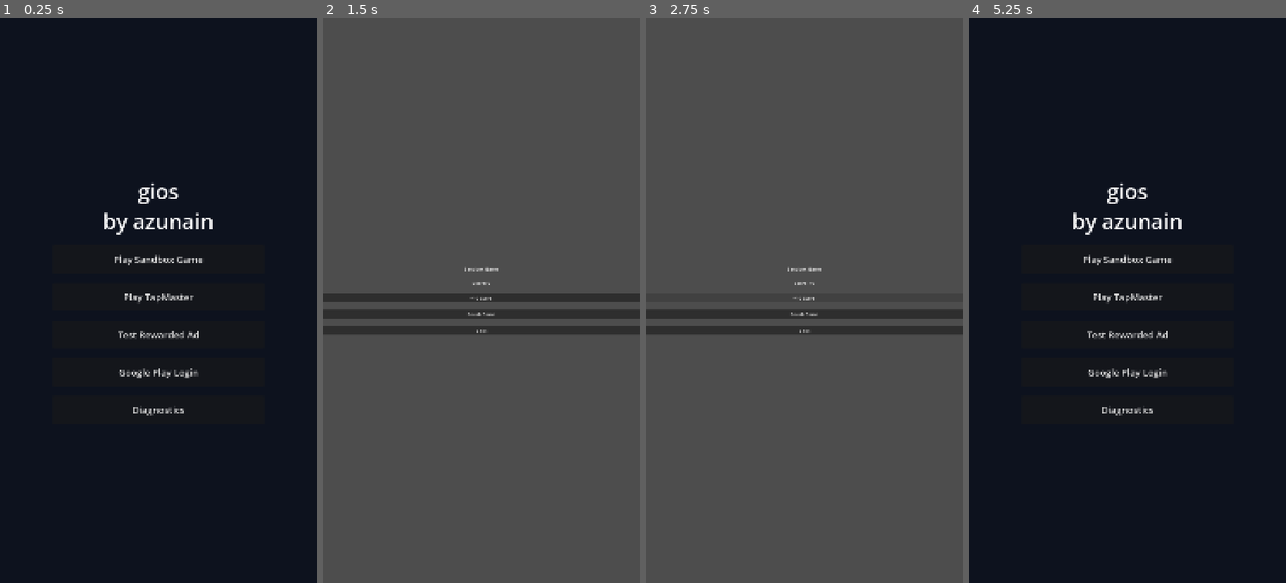
Above: before the commit, frames 1-4 (left to right).
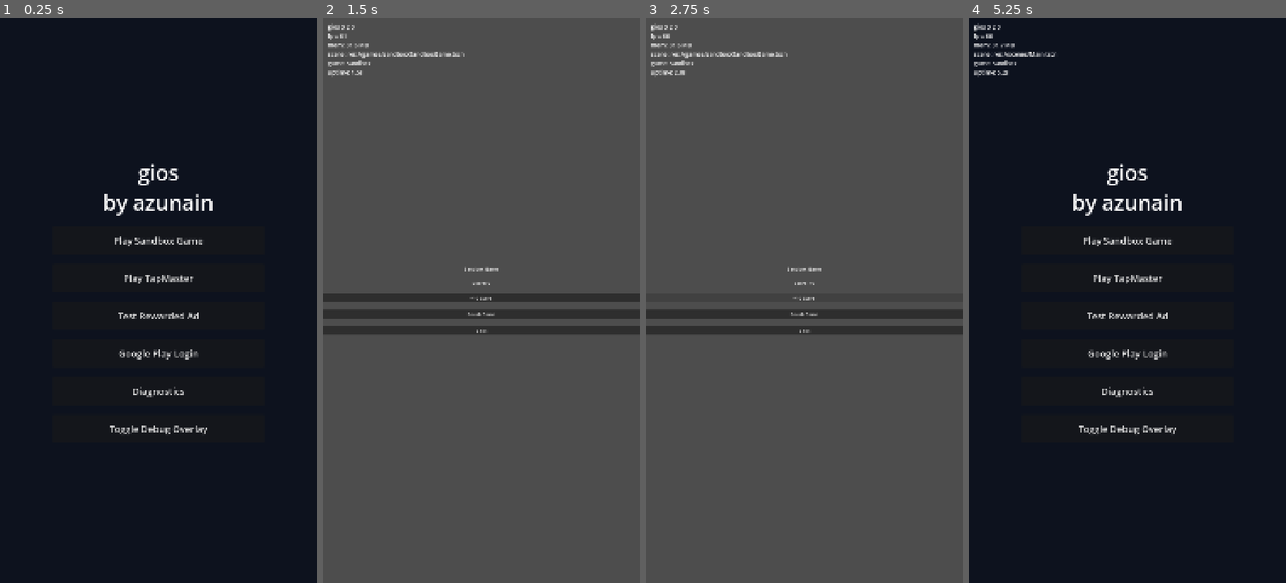
Above: after the commit, the same moments.

Repository: guarinogio/gios
Game: Godot game, scene res://scenes/Main.tscn
The game is run twice, just before and just after one commit, with the same random seed, the same clock (stepped at 60 frames per second) and the same inputs.
Inputs (mouse positions are in pixels of both pictures, inside the frame that each line leads up to):
- Up to frame 1 (0.25 s): no input
- Up to frame 2 (1.5 s): click (481, 430) at 0.5 s, where only the run after the commit has a clickable "Toggle Debug Overlay"; click "Play Sandbox Game" at 1.25 s
- Up to frame 3 (2.75 s): click "+10 Score" at 2 s
- Up to frame 4 (5.25 s): click "Finish Game" at 2.75 s; click "Play Sandbox Game" at 3.5 s; click "+10 Score" at 4.25 s; click "Finish Game" at 5 s

The runs differ from the first frame. In frame 1, 3.4% of the frame differs, in the area x 32-68%, y 25-74%; in frame 2, 0.6%; in frame 3, 0.6%; in frame 4, 3.9%, in the area x 1-68%, y 0-74%.

Commit message:
Add core engine services and debug overlay

Diff:
--- /dev/null
+++ b/godot/scenes/ui/DebugOverlay.tscn
@@ -0,0 +1,6 @@
+[gd_scene load_steps=2 format=3]
+
+[ext_resource type="Script" path="res://scripts/ui/DebugOverlay.gd" id="1"]
+
+[node name="DebugOverlay" type="CanvasLayer"]
+script = ExtResource("1")
--- a/godot/scripts/autoload/Gios.gd
+++ b/godot/scripts/autoload/Gios.gd
@@ -2,15 +2,19 @@
 
 const ENGINE_NAME := "gios"
 const PUBLISHER := "azunain"
-const VERSION := "0.1.0"
+const VERSION := "0.2.0"
 
 const GiosConfigScript := preload("res://scripts/core/GiosConfig.gd")
 const GiosSaveScript := preload("res://scripts/core/GiosSave.gd")
 const SceneRouterScript := preload("res://scripts/core/SceneRouter.gd")
+const EngineStateScript := preload("res://scripts/core/EngineState.gd")
+const DebugOverlayScene := preload("res://scenes/ui/DebugOverlay.tscn")
 
 var config
 var save
 var router
+var state
+var debug_overlay
 var services := {}
 
 func _ready() -> void:
@@ -20,13 +24,26 @@
 	print("%s %s by %s" % [ENGINE_NAME, VERSION, PUBLISHER])
 
 	_boot_save()
+	_boot_state()
 	_boot_router()
 	_boot_services()
+	_boot_debug_overlay()
+
+	event("engine_boot", {
+		"engine": ENGINE_NAME,
+		"version": VERSION,
+		"publisher": PUBLISHER
+	})
 
 func _boot_save() -> void:
 	save = GiosSaveScript.new()
 	add_child(save)
 	save.boot()
+
+func _boot_state() -> void:
+	state = EngineStateScript.new()
+	add_child(state)
+	state.boot()
 
 func _boot_router() -> void:
 	router = SceneRouterScript.new()
@@ -34,16 +51,28 @@
 	router.boot()
 
 func _boot_services() -> void:
+	services.settings = preload("res://scripts/services/SettingsService.gd").new()
 	services.analytics = preload("res://scripts/services/AnalyticsService.gd").new()
 	services.ads = preload("res://scripts/services/AdsService.gd").new()
 	services.play_games = preload("res://scripts/services/PlayGamesService.gd").new()
 	services.remote_config = preload("res://scripts/services/RemoteConfigService.gd").new()
+	services.haptics = preload("res://scripts/services/HapticsService.gd").new()
+	services.lifecycle = preload("res://scripts/services/AppLifecycleService.gd").new()
 
 	for service in services.values():
 		add_child(service)
 		if service.has_method("boot"):
 			service.boot()
 
+func _boot_debug_overlay() -> void:
+	debug_overlay = DebugOverlayScene.instantiate()
+	add_child(debug_overlay)
+	debug_overlay.boot()
+
+	if services.has("settings") and bool(services.settings.get_value("debug_overlay_enabled", false)):
+		debug_overlay.set_enabled(true)
+
 func event(name: String, params: Dictionary = {}) -> void:
+	print("[gios][event] %s %s" % [name, JSON.stringify(params)])
 	if services.has("analytics"):
 		services.analytics.event(name, params)
--- /dev/null
+++ b/godot/scripts/core/BuildInfo.gd
@@ -0,0 +1,26 @@
+extends RefCounted
+class_name BuildInfo
+
+const BUILD_INFO_PATH := "res://config/build_info.json"
+
+static func collect() -> Dictionary:
+	var data := {
+		"build_time": "dev",
+		"git_commit": "unknown",
+		"git_branch": "unknown",
+		"profile": "debug"
+	}
+
+	if FileAccess.file_exists(BUILD_INFO_PATH):
+		var file := FileAccess.open(BUILD_INFO_PATH, FileAccess.READ)
+		var parsed = JSON.parse_string(file.get_as_text())
+		if typeof(parsed) == TYPE_DICTIONARY:
+			for key in parsed.keys():
+				data[key] = parsed[key]
+
+	data["engine_name"] = Gios.ENGINE_NAME
+	data["engine_version"] = Gios.VERSION
+	data["publisher"] = Gios.PUBLISHER
+	data["os"] = OS.get_name()
+
+	return data
--- /dev/null
+++ b/godot/scripts/core/EngineState.gd
@@ -0,0 +1,27 @@
+extends Node
+class_name EngineState
+
+var current_game_id := ""
+var current_game_title := ""
+var current_scene_path := ""
+var boot_time_ms := 0
+var paused := false
+
+func boot() -> void:
+	boot_time_ms = Time.get_ticks_msec()
+	current_scene_path = str(get_tree().current_scene.scene_file_path) if get_tree().current_scene else ""
+	print("[gios][state] boot")
+
+func set_game(game_id: String, title: String) -> void:
+	current_game_id = game_id
+	current_game_title = title
+	Gios.event("engine_game_set", {
+		"game_id": game_id,
+		"title": title
+	})
+
+func set_scene(scene_path: String) -> void:
+	current_scene_path = scene_path
+
+func uptime_ms() -> int:
+	return Time.get_ticks_msec() - boot_time_ms
--- a/godot/scripts/core/SceneRouter.gd
+++ b/godot/scripts/core/SceneRouter.gd
@@ -5,6 +5,8 @@
 
 func boot() -> void:
 	current_scene = get_tree().current_scene
+	if current_scene:
+		Gios.state.set_scene(str(current_scene.scene_file_path))
 
 func go_to(scene_path: String) -> void:
 	Gios.event("scene_change_requested", {"scene": scene_path})
@@ -14,4 +16,9 @@
 		push_error("Scene not found: %s" % scene_path)
 		return
 
-	get_tree().change_scene_to_packed(packed)
+	var err := get_tree().change_scene_to_packed(packed)
+	if err != OK:
+		push_error("Scene change failed: %s error=%s" % [scene_path, err])
+		return
+
+	Gios.state.set_scene(scene_path)
--- a/godot/scripts/game/BaseGame.gd
+++ b/godot/scripts/game/BaseGame.gd
@@ -9,6 +9,7 @@
 
 func _ready() -> void:
 	started_at_ms = Time.get_ticks_msec()
+	Gios.state.set_game(game_id, game_title)
 	Gios.event("game_start", {
 		"game_id": game_id,
 		"title": game_title
@@ -20,6 +21,9 @@
 		"game_id": game_id,
 		"score": score
 	})
+
+	if Gios.services.has("haptics"):
+		Gios.services.haptics.tap()
 
 func finish_game(reason: String = "completed") -> void:
 	var duration_ms := Time.get_ticks_msec() - started_at_ms
@@ -33,5 +37,8 @@
 		"reason": reason
 	})
 
+	if Gios.services.has("haptics"):
+		Gios.services.haptics.success()
+
 	if Gios.services.has("play_games"):
 		Gios.services.play_games.submit_score("%s_default_leaderboard" % game_id, score)
--- /dev/null
+++ b/godot/scripts/game/GameManifest.gd
@@ -0,0 +1,57 @@
+extends RefCounted
+class_name GameManifest
+
+const REQUIRED_FIELDS := [
+	"id",
+	"class_name",
+	"title",
+	"version",
+	"scene",
+	"android_package"
+]
+
+var path := ""
+var data := {}
+
+static func load_from_path(manifest_path: String) -> GameManifest:
+	var manifest := GameManifest.new()
+	manifest.path = manifest_path
+
+	if not FileAccess.file_exists(manifest_path):
+		push_error("Missing game manifest: %s" % manifest_path)
+		return manifest
+
+	var file := FileAccess.open(manifest_path, FileAccess.READ)
+	var parsed = JSON.parse_string(file.get_as_text())
+
+	if typeof(parsed) != TYPE_DICTIONARY:
+		push_error("Invalid game manifest JSON: %s" % manifest_path)
+		return manifest
+
+	manifest.data = parsed
+	return manifest
+
+func is_valid() -> bool:
+	return errors().is_empty()
+
+func errors() -> Array[String]:
+	var out: Array[String] = []
+
+	if data.is_empty():
+		out.append("empty manifest: %s" % path)
+		return out
+
+	for field in REQUIRED_FIELDS:
+		if not data.has(field) or str(data[field]).is_empty():
+			out.append("missing field '%s' in %s" % [field, path])
+
+	if data.has("id") and not str(data["id"]).is_valid_identifier():
+		out.append("id should be snake_case identifier: %s" % data["id"])
+
+	if data.has("scene") and not FileAccess.file_exists(str(data["scene"])):
+		out.append("scene not found: %s" % data["scene"])
+
+	return out
+
+func get_value(key: String, fallback = null):
+	return data.get(key, fallback)
--- /dev/null
+++ b/godot/scripts/services/AppLifecycleService.gd
@@ -0,0 +1,18 @@
+extends Node
+class_name AppLifecycleService
+
+func boot() -> void:
+	print("AppLifecycleService boot")
+	get_tree().auto_accept_quit = false
+
+func _notification(what: int) -> void:
+	match what:
+		NOTIFICATION_APPLICATION_FOCUS_IN:
+			Gios.state.paused = false
+			Gios.event("app_focus_in")
+		NOTIFICATION_APPLICATION_FOCUS_OUT:
+			Gios.state.paused = true
+			Gios.event("app_focus_out")
+		NOTIFICATION_WM_CLOSE_REQUEST:
+			Gios.event("app_close_requested")
+			get_tree().quit()
--- /dev/null
+++ b/godot/scripts/services/HapticsService.gd
@@ -0,0 +1,25 @@
+extends Node
+class_name HapticsService
+
+func boot() -> void:
+	print("HapticsService boot")
+
+func tap() -> void:
+	if not _enabled():
+		return
+	Input.vibrate_handheld(20)
+
+func success() -> void:
+	if not _enabled():
+		return
+	Input.vibrate_handheld(45)
+
+func failure() -> void:
+	if not _enabled():
+		return
+	Input.vibrate_handheld(90)
+
+func _enabled() -> bool:
+	if not Gios.services.has("settings"):
+		return true
+	return bool(Gios.services.settings.get_value("haptics_enabled", true))
--- /dev/null
+++ b/godot/scripts/services/SettingsService.gd
@@ -0,0 +1,33 @@
+extends Node
+class_name SettingsService
+
+const SAVE_KEY := "_settings"
+
+var values := {
+	"sound_enabled": true,
+	"music_enabled": true,
+	"haptics_enabled": true,
+	"debug_overlay_enabled": false,
+	"language": "auto"
+}
+
+func boot() -> void:
+	var saved = Gios.save.data.get(SAVE_KEY, {})
+	if typeof(saved) == TYPE_DICTIONARY:
+		for key in saved.keys():
+			values[key] = saved[key]
+	print("SettingsService boot")
+
+func get_value(key: String, fallback = null):
+	return values.get(key, fallback)
+
+func set_value(key: String, value) -> void:
+	values[key] = value
+	Gios.save.data[SAVE_KEY] = values
+	Gios.save.save()
+	Gios.event("setting_changed", {"key": key, "value": value})
+
+func toggle_bool(key: String) -> bool:
+	var next := not bool(get_value(key, false))
+	set_value(key, next)
+	return next
--- /dev/null
+++ b/godot/scripts/ui/DebugOverlay.gd
@@ -0,0 +1,45 @@
+extends CanvasLayer
+
+var label: Label
+var visible_enabled := false
+
+func boot() -> void:
+	layer = 999
+	visible = false
+
+	label = Label.new()
+	label.position = Vector2(16, 16)
+	label.add_theme_font_size_override("font_size", 20)
+	label.text = "gios debug"
+	add_child(label)
+
+	set_process(true)
+	print("DebugOverlay boot")
+
+func toggle() -> void:
+	set_enabled(not visible_enabled)
+
+func set_enabled(enabled: bool) -> void:
+	visible_enabled = enabled
+	visible = enabled
+	if Gios.services.has("settings"):
+		Gios.services.settings.set_value("debug_overlay_enabled", enabled)
+
+func _process(_delta: float) -> void:
+	if not visible_enabled:
+		return
+
+	var fps: int = Engine.get_frames_per_second()
+	var mem_mb: float = float(OS.get_static_memory_usage()) / 1024.0 / 1024.0
+	var scene: String = str(Gios.state.current_scene_path)
+	var game: String = str(Gios.state.current_game_id)
+	var uptime: float = float(Gios.state.uptime_ms()) / 1000.0
+
+	label.text = "gios %s\nfps: %d\nmem: %.1f MB\nscene: %s\ngame: %s\nuptime: %.1fs" % [
+		Gios.VERSION,
+		fps,
+		mem_mb,
+		scene,
+		game,
+		uptime
+	]
--- a/godot/scripts/ui/DiagnosticsScreen.gd
+++ b/godot/scripts/ui/DiagnosticsScreen.gd
@@ -1,6 +1,10 @@
 extends Control
 
+const DeviceInfoScript := preload("res://scripts/core/DeviceInfo.gd")
+const BuildInfoScript := preload("res://scripts/core/BuildInfo.gd")
+
 func _ready() -> void:
+	print("DIAGNOSTICS SCREEN READY")
 	_build_ui()
 
 func _build_ui() -> void:
@@ -17,9 +21,14 @@
 	margin.add_theme_constant_override("margin_bottom", 64)
 	add_child(margin)
 
+	var scroll := ScrollContainer.new()
+	scroll.set_anchors_preset(Control.PRESET_FULL_RECT)
+	margin.add_child(scroll)
+
 	var root := VBoxContainer.new()
+	root.custom_minimum_size = Vector2(900, 0)
 	root.add_theme_constant_override("separation", 24)
-	margin.add_child(root)
+	scroll.add_child(root)
 
 	var title := Label.new()
 	title.text = "gios diagnostics"
@@ -31,6 +40,15 @@
 	text.autowrap_mode = TextServer.AUTOWRAP_WORD_SMART
 	text.text = _diagnostics_text()
 	root.add_child(text)
+
+	var debug := Button.new()
+	debug.text = "Toggle Debug Overlay"
+	debug.custom_minimum_size = Vector2(640, 96)
+	debug.add_theme_font_size_override("font_size", 32)
+	debug.pressed.connect(func():
+		Gios.debug_overlay.toggle()
+	)
+	root.add_child(debug)
 
 	var back := Button.new()
 	back.text = "Back"
@@ -47,15 +65,29 @@
 	lines.append("engine: %s %s" % [Gios.ENGINE_NAME, Gios.VERSION])
 	lines.append("publisher: %s" % Gios.PUBLISHER)
 	lines.append("sessions: %s" % Gios.save.data.get("sessions", 0))
+	lines.append("current_game: %s" % Gios.state.current_game_id)
+	lines.append("current_scene: %s" % Gios.state.current_scene_path)
+	lines.append("uptime_ms: %s" % Gios.state.uptime_ms())
+
+	lines.append("")
 	lines.append("services:")
-
 	for key in Gios.services.keys():
 		lines.append("  - %s: loaded" % key)
 
 	lines.append("")
+	lines.append("settings:")
+	for key in Gios.services.settings.values.keys():
+		lines.append("  - %s: %s" % [key, str(Gios.services.settings.values[key])])
+
+	lines.append("")
+	lines.append("build:")
+	var build := BuildInfoScript.collect()
+	for key in build.keys():
+		lines.append("  - %s: %s" % [key, str(build[key])])
+
+	lines.append("")
 	lines.append("device:")
-
-	var info := DeviceInfo.collect()
+	var info := DeviceInfoScript.collect()
 	for key in info.keys():
 		lines.append("  - %s: %s" % [key, str(info[key])])
 
--- a/godot/scripts/ui/MainMenu.gd
+++ b/godot/scripts/ui/MainMenu.gd
@@ -65,6 +65,15 @@
 	)
 	root.add_child(diagnostics)
 
+	var debug_overlay := Button.new()
+	debug_overlay.text = "Toggle Debug Overlay"
+	debug_overlay.custom_minimum_size = Vector2(640, 96)
+	debug_overlay.add_theme_font_size_override("font_size", 32)
+	debug_overlay.pressed.connect(func():
+		Gios.debug_overlay.toggle()
+	)
+	root.add_child(debug_overlay)
+
 func _load_games() -> Array:
 	var games: Array = []
 	var dir := DirAccess.open(GAMES_DIR)
Not shown, added: godot/scripts/core/BuildInfo.gd.uid
Not shown, added: godot/scripts/core/EngineState.gd.uid
Not shown, added: godot/scripts/game/GameManifest.gd.uid
Not shown, added: godot/scripts/services/AppLifecycleService.gd.uid
Not shown, added: godot/scripts/services/HapticsService.gd.uid
Not shown, added: godot/scripts/services/SettingsService.gd.uid
Not shown, added: godot/scripts/ui/DebugOverlay.gd.uid
Not shown, added: tools/build_all_debug.sh
Not shown, changed: tools/build_android_debug.sh
Not shown, changed: tools/build_game_debug.sh
Not shown, added: tools/doctor.sh
